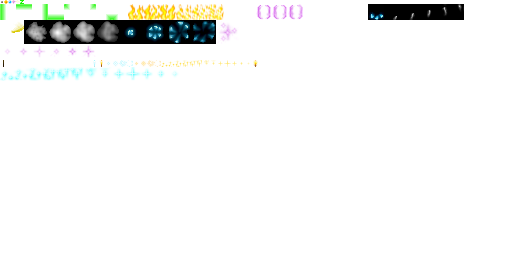
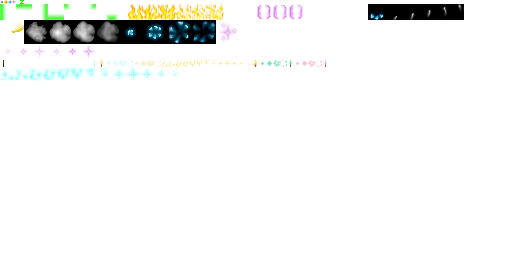
Two versions of the same layered image (w=512, h=256). Layer-by-layer changes:
painted on "Background" over [260, 60, 327, 67]
